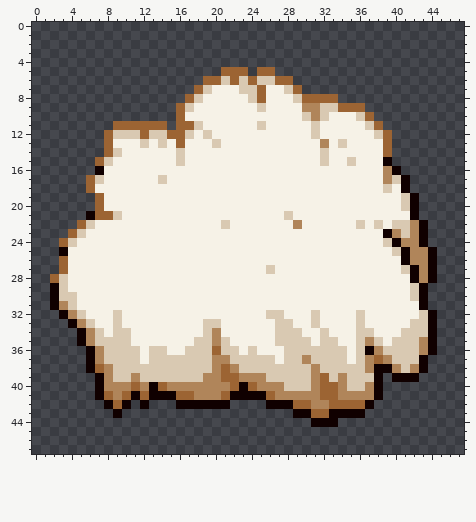
File history of a pixel-art sprite, PebblesBakery/res/bakery_dough_knead1.png. This is how it looked before the edit.
The file is 48x48 pixels.
The same view after the edit:
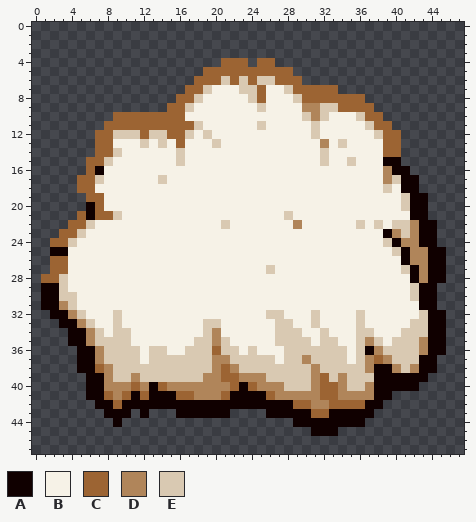
Palette (. is transparent): A #100000  B #f6f2e7  C #9c6433  D #b0855a  E #d9c9b2
The edit:
@@ x 0..47 @@
  3 ................................................
- 4 ................................................
- 5 .....................CCC.CC.....................
- 6 ...................CCECECEECC...................
- 7 ..................CEBBBEECBBEC..................
- 8 .................CEBBBBBECBBBECCCC..............
- 9 ................CEBBBBBBBEBBBBDDEECCC...........
-10 ................CBBBBBBBBBBBBBEDEBBBEC..........
-11 .........CCCCCC.CCEBBBBBBEBBBBBEBBBBBEC.........
-12 ........CEEECEECCEBEBBBBBBBBBBBEBBBBBBEC........
-13 ........CBBBEBEBCBBBEBBBBBBBBBBBDBEBBBBC........
-14 ........CEBBBBBBEBBBBBBBBBBBBBBBEBBBBBBC........
-15 .......CEBBBBBBBEBBBBBBBBBBBBBBBEBBEBBBA........
-16 .......ABBBBBBBBBBBBBBBBBBBBBBBBBBBBBBBDA.......
-17 ......CEBBBBBBEBBBBBBBBBBBBBBBBBBBBBBBBDEA......
-18 ......CBBBBBBBBBBBBBBBBBBBBBBBBBBBBBBBBEBA......
-19 .......CBBBBBBBBBBBBBBBBBBBBBBBBBBBBBBBBBEA.....
-20 .......CBBBBBBBBBBBBBBBBBBBBBBBBBBBBBBBBBEA.....
-21 ......ACCEBBBBBBBBBBBBBBBBBBEBBBBBBBBBBBBBA.....
-22 .....CEBBBBBBBBBBBBBBEBBBBBBBDBBBBBBEBEBEEDA....
-23 ....CEBBBBBBBBBBBBBBBBBBBBBBBBBBBBBBBBBADEDA....
-24 ...CEBBBBBBBBBBBBBBBBBBBBBBBBBBBBBBBBBBEADDA....
-25 ...ABBBBBBBBBBBBBBBBBBBBBBBBBBBBBBBBBBBBEADDA...
-26 ...CBBBBBBBBBBBBBBBBBBBBBBBBBBBBBBBBBBBBBADDA...
-27 ...CBBBBBBBBBBBBBBBBBBBBBBEBBBBBBBBBBBBBBEADA...
-28 ..CEBBBBBBBBBBBBBBBBBBBBBBBBBBBBBBBBBBBBBBADA...
-29 ..AEBBBBBBBBBBBBBBBBBBBBBBBBBBBBBBBBBBBBBBEA....
-30 ..AEEBBBBBBBBBBBBBBBBBBBBBBBBBBBBBBBBBBBBBEA....
-31 ..ADEBBBBBBBBBBBBBBBBBBBBBBBBBBBBBBBBBBBBBBA....
-32 ...ADEBBBEBBBBBBBBBBBBBBBBEEBBBEBBBBEBBBBBBEA...
-33 ....ADEBBEBBBBBBBBBEEBBBBBBEEBBEBBBBEBBBBBEEA...
-34 .....ADEBEEBBBBBBBBEDBBBBBBEEEBBEBBBEEBBBEEEA...
-35 .....ADEEEEBBBBBBBEEDEBBBBBEEEEBEEBBEDEBEEEDA...
-36 ......ADEEEEBEEBBEEECEEBEBBBEEEEEEEBEADEEEEDA...
-37 ......ADEEEEBEEEEEEEDDEEEEEBEEDEEEEBEDCDEEEA....
-38 ......ACDEEEEEEEEEEEDCDEEEEEEEEDEEEEEDAADEDA....
-39 .......ADEEDEEEEEEEDDCCDDDEEEEEDCEDEEEA.AAA.....
-40 .......ADDDCDACDDDDDDDCACDDDEEEDCCDEEDA.........
-41 .......ACDCACAAACCDDDCAAAACDDDDDCCDDDDA.........
-42 ........ACA.A...AAAAAA....AAACCDDCCCCA..........
-43 .........A...................AACCAAAA...........
-44 ...............................AAA..............
-45 ................................................
+ 4 .....................CCC.CC.....................
+ 5 ...................CCCCCCCCCC...................
+ 6 ..................CCCECECEECCC..................
+ 7 .................CCEBBBEECBBECCCCC..............
+ 8 ................CCEBBBBBECBBBECCCCCCC...........
+ 9 ...............CCEBBBBBBBEBBBBDDEECCCC..........
+10 .........CCCCCCCCBBBBBBBBBBBBBEDEBBBECC.........
+11 ........CCCCCCCCCCEBBBBBBEBBBBBEBBBBBECC........
+12 .......CCEEECEECCEBEBBBBBBBBBBBEBBBBBBECC.......
+13 .......CCBBBEBEBCBBBEBBBBBBBBBBBDBEBBBBCC.......
+14 .......CCEBBBBBBEBBBBBBBBBBBBBBBEBBBBBBCC.......
+15 ......CCEBBBBBBBEBBBBBBBBBBBBBBBEBBEBBBAA.......
+16 ......CABBBBBBBBBBBBBBBBBBBBBBBBBBBBBBBDAA......
+17 .....CCEBBBBBBEBBBBBBBBBBBBBBBBBBBBBBBBDEAA.....
+18 .....CCBBBBBBBBBBBBBBBBBBBBBBBBBBBBBBBBEBAA.....
+19 ......CCBBBBBBBBBBBBBBBBBBBBBBBBBBBBBBBBBEAA....
+20 ......ACBBBBBBBBBBBBBBBBBBBBBBBBBBBBBBBBBEAA....
+21 .....CACCEBBBBBBBBBBBBBBBBBBEBBBBBBBBBBBBBAA....
+22 ....CCEBBBBBBBBBBBBBBEBBBBBBBDBBBBBBEBEBEEDAA...
+23 ...CCEBBBBBBBBBBBBBBBBBBBBBBBBBBBBBBBBBADEDAA...
+24 ..CCEBBBBBBBBBBBBBBBBBBBBBBBBBBBBBBBBBBEADDAA...
+25 ..AABBBBBBBBBBBBBBBBBBBBBBBBBBBBBBBBBBBBEADDAA..
+26 ..CCBBBBBBBBBBBBBBBBBBBBBBBBBBBBBBBBBBBBBADDAA..
+27 ..CCBBBBBBBBBBBBBBBBBBBBBBEBBBBBBBBBBBBBBEADAA..
+28 .CCEBBBBBBBBBBBBBBBBBBBBBBBBBBBBBBBBBBBBBBADAA..
+29 .AAEBBBBBBBBBBBBBBBBBBBBBBBBBBBBBBBBBBBBBBEAA...
+30 .AAEEBBBBBBBBBBBBBBBBBBBBBBBBBBBBBBBBBBBBBEAA...
+31 .AADEBBBBBBBBBBBBBBBBBBBBBBBBBBBBBBBBBBBBBBAA...
+32 ..AADEBBBEBBBBBBBBBBBBBBBBEEBBBEBBBBEBBBBBBEAA..
+33 ...AADEBBEBBBBBBBBBEEBBBBBBEEBBEBBBBEBBBBBEEAA..
+34 ....AADEBEEBBBBBBBBEDBBBBBBEEEBBEBBBEEBBBEEEAA..
+35 ....AADEEEEBBBBBBBEEDEBBBBBEEEEBEEBBEDEBEEEDAA..
+36 .....AADEEEEBEEBBEEECEEBEBBBEEEEEEEBEADEEEEDAA..
+37 .....AADEEEEBEEEEEEEDDEEEEEBEEDEEEEBEDCDEEEAA...
+38 .....AACDEEEEEEEEEEEDCDEEEEEEEEDEEEEEDAADEDAA...
+39 ......AADEEDEEEEEEEDDCCDDDEEEEEDCEDEEEAAAAAA....
+40 ......AADDDCDACDDDDDDDCACDDDEEEDCCDEEDAAAAA.....
+41 ......AACDCACAAACCDDDCAAAACDDDDDCCDDDDAA........
+42 .......AACAAAAAAAAAAAAAAAAAAACCDDCCCCAA.........
+43 ........AAA.A...AAAAAA....AAAAACCAAAAA..........
+44 .........A...................AAAAAAAA...........
+45 ...............................AAA..............
 46 ................................................
Changed places in both pictures, as pixel boxes (x1, y1, x2, y2):
added: (41, 58, 446, 436)
